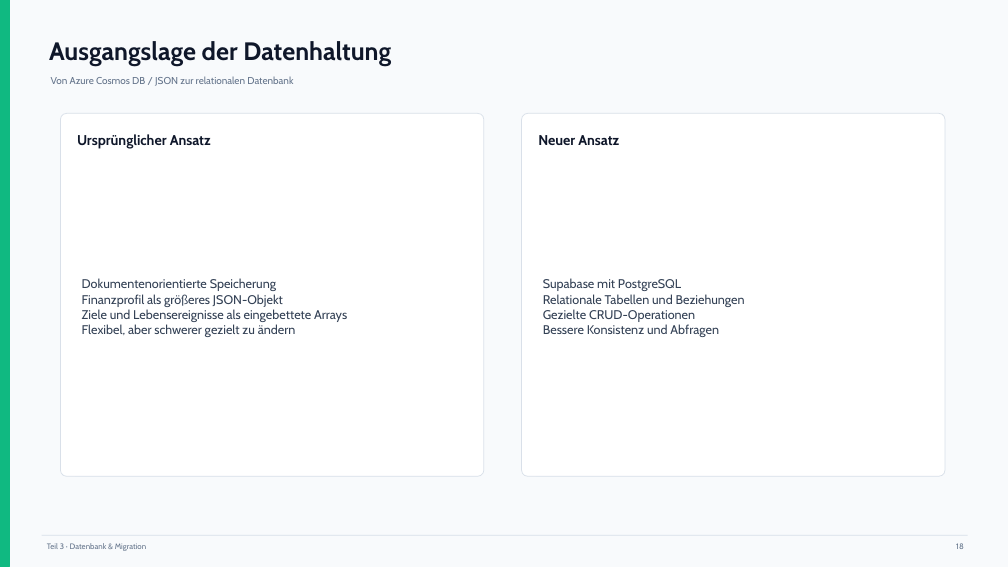
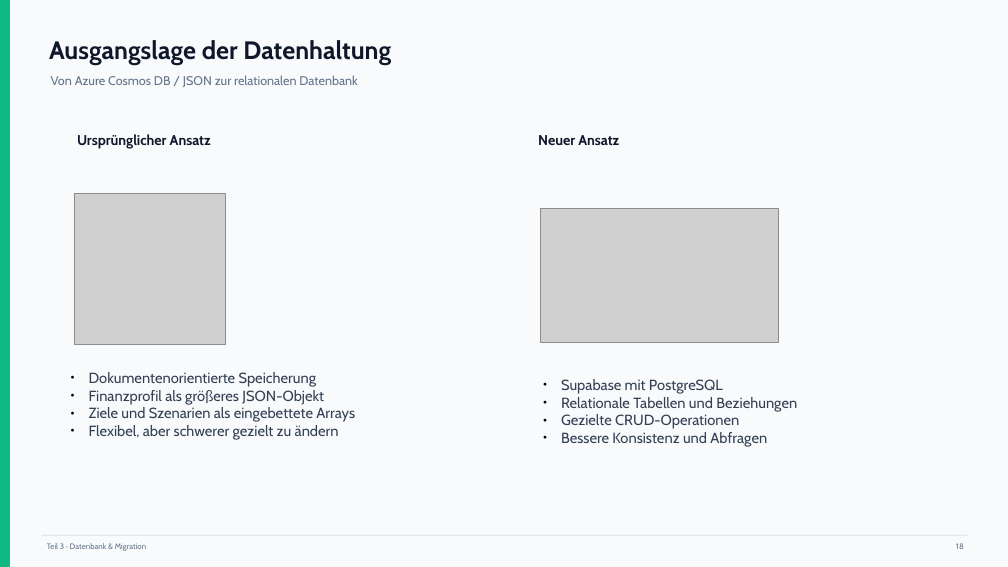
Before and after one commit to noahrsn/Lebens-Finanzplaner, a slide deck: slide 2 of Präsentation/Lebens-Finanzplaner_Praesentation_Grit.pptx. Drawn at 1008x567 pixels with LibreOffice and Linux fonts; fonts in the diff are those of the drawing; grey boxes stand for pictures. Boxes give left, top, right and bottom in pixels: in the first picture for what was removed or moved away, otherwise in the second. Text is boxed around its words. In the diff, an @@ line names an element or a change of style, - is before the commit and + after.

```diff
--- a/Präsentation/Lebens-Finanzplaner_Praesentation_Grit.pptx
+++ b/Präsentation/Lebens-Finanzplaner_Praesentation_Grit.pptx
@@ text "Von Azure Cosmos DB / ..." at bbox=[51, 75, 357, 87]: size 9.5 to 12 pt @@
@@ rounded rectangle removed at bbox=[60, 113, 484, 476] @@
@@ rounded rectangle removed at bbox=[522, 113, 945, 476] @@
@@ picture added at bbox=[74, 194, 225, 345] @@
@@ picture added at bbox=[540, 209, 779, 343] @@
@@ text "Dokumentenorientierte Speicherung": place and size @@
-text "Dokumentenorientierte Speicherung" at bbox=[82, 278, 347, 337]
+text "Dokumentenorientierte Speicherung" at bbox=[89, 372, 355, 440]
@@ text "Dokumentenorientierte Speicherung" at bbox=[89, 372, 355, 440]: vertical alignment middle to top @@
@@ text at bbox=[89, 372, 339, 440]: size 12 to 14 pt in "Dokumentenorientierte Speicherung", "Finanzprofil als größeres JSON-Objekt", "Flexibel, aber schwerer gezielt zu ändern"; bullet none to ● @@
@@ text "Supabase mit PostgreSQL": place and size @@
-text "Supabase mit PostgreSQL" at bbox=[543, 278, 745, 337]
+text "Supabase mit PostgreSQL" at bbox=[561, 379, 797, 447]
@@ text "Supabase mit PostgreSQL" at bbox=[561, 379, 797, 447]: size 12 to 14 pt; bullet none to ●; vertical alignment middle to top @@
@@ text at bbox=[89, 407, 355, 422]: text changed; size 12 to 14 pt @@
-Ziele und Lebensereignisse als eingebettete Arrays
+● Ziele und Szenarien als eingebettete Arrays
```
Also in this commit, not shown: 4 other slides changed, 1 slide removed.
